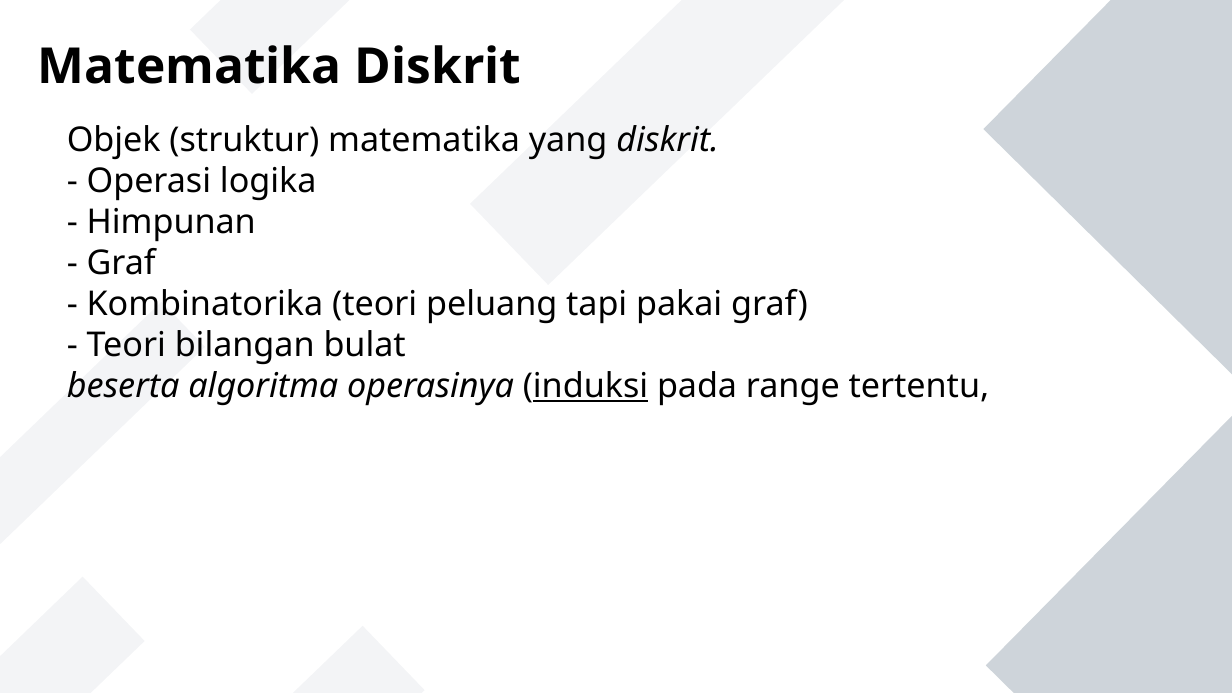
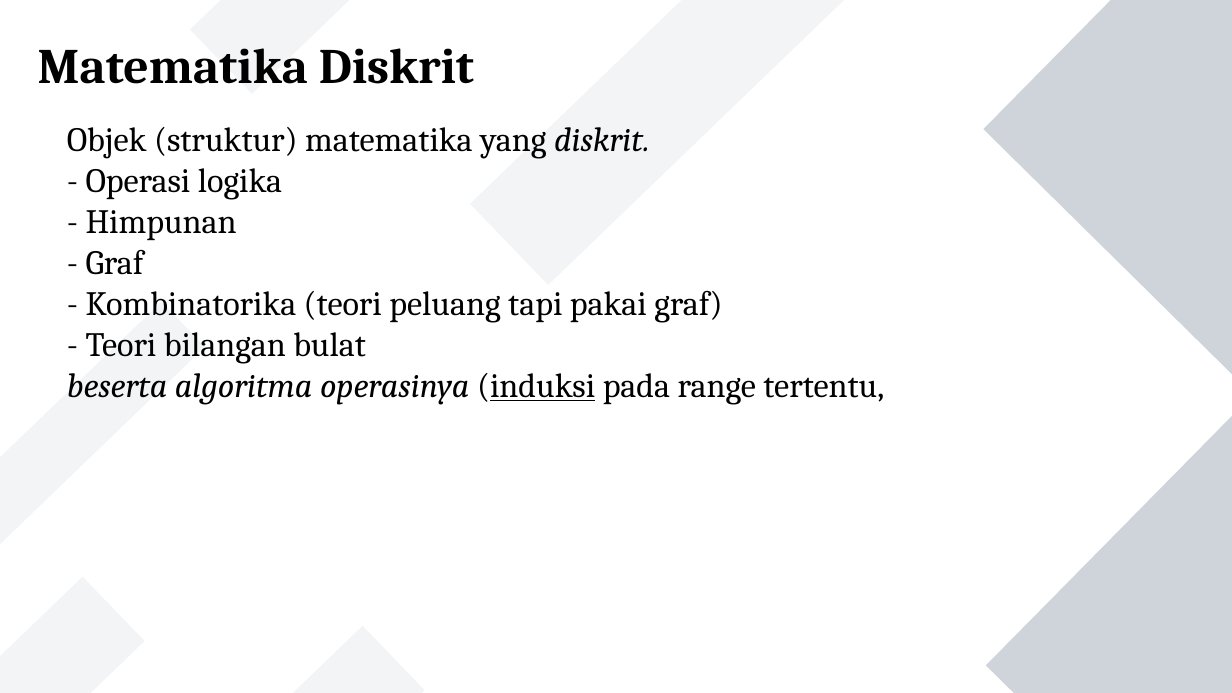
Before and after one commit to jendralhxr/metnummatdis, a slide deck: slide 2 of matdis-recap.odp. Drawn at 1232x693 pixels with LibreOffice and Linux fonts; fonts in the diff are those of the drawing. Boxes give left, top, right and bottom in pixels: in the first picture for what was removed or moved away, otherwise in the second. Text is boxed around its words. In the diff, an @@ line names an element or a change of style, - is before the commit and + after.

```diff
--- a/matdis-recap.odp
+++ b/matdis-recap.odp
@@ text "Matematika Diskrit" at <box>38,48,474,84</box>: font Noto Sans to Cambria @@
@@ text "Objek (struktur) matematika yang diskrit." at <box>67,127,884,404</box>: font Noto Sans to Cambria @@
```
Also in this commit, not shown: 4 other slides changed.
